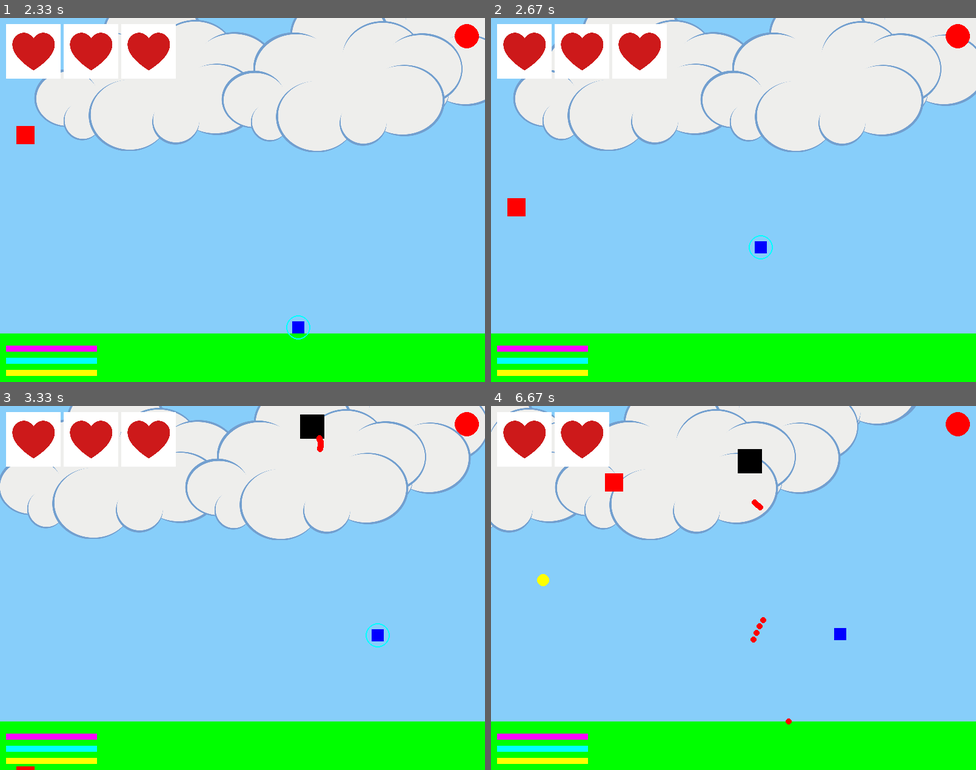
Above: before the commit, frames 1-4 (two rows, left to right).
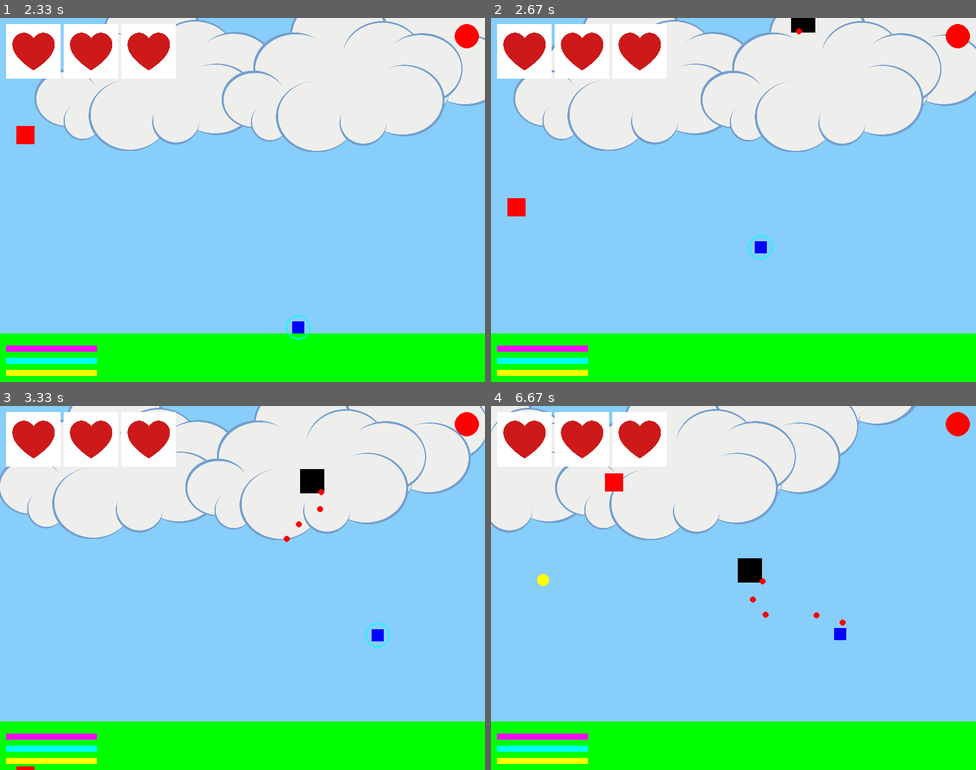
Above: after the commit, the same moments.

Repository: Varun-Chinthoju/LearningPython
Game: pygame game, started from pygame_Learning/turret_dodge.py
The game is run twice, just before and just after one commit, with the same random seed, the same clock (stepped at 60 frames per second) and the same inputs.
Inputs:
- Up to frame 1 (2.33 s): hold Right 0.33-0.8 s; hold Right 0.83-1.3 s; tap Space at 0.9, 1.2, 1.4, 1.7, 1.97, 2.27 s; tap S at 0.98 s; hold Left 1.33-1.87 s; hold Left 1.9-2.3 s
- Up to frame 2 (2.67 s): hold Right from 2.33 s (still down); tap Space at 2.4 s; tap S at 2.48 s
- Up to frame 3 (3.33 s): tap Space at 2.7, 3.07 s; release Right at 2.97 s; hold Left from 3 s (still down)
- Up to frame 4 (6.67 s): tap Space at 3.37, 3.57, 3.87, 4.07, 4.37, 4.57, 4.87, 5.07, 5.37, 5.63, 5.93, 6.07, 6.37 s; release Left at 3.47 s; hold J 3.5-3.97 s; hold Right 3.5-3.97 s; hold Right 4-4.47 s; tap S at 4.15, 5.72 s; hold Right 4.5-4.97 s; hold Left 5-5.53 s; hold Left 5.57-5.97 s; hold Right 6-6.63 s

Frame 1 is identical in both runs. In frame 2, 0.2% of the frame differs, in the area x 61-67%, y 0-5%; in frame 3, 0.8%; in frame 4, 1.6%, in the area x 25-74%, y 1-88%.

Commit message:
added homing bullets

Diff:
--- a/pygame_Learning/turret_dodge.py
+++ b/pygame_Learning/turret_dodge.py
@@ -8,7 +8,7 @@
 screen_width = 800
 screen_height = 600
 screen = pygame.display.set_mode((screen_width, screen_height))  # Initialize display first
-pygame.display.set_caption("Scrolling Ground with Jumping, Jetpack, and Turrets")
+pygame.display.set_caption("Turret Dodge")
 
 # --- Image Loading ---
 cloud_image = pygame.image.load("images/cloud.png").convert_alpha()
@@ -57,11 +57,25 @@
 turret_size = 40
 turret_color = black
 turrets = []
-turret_spawn_rate = 3000  # Spawn every 3 seconds
+turret_spawn_rate = 2500  # Spawn every 3 seconds
 last_turret_spawn = 0
 rocket_speed = 5
 rockets = []
 max_rockets_per_turret = 10  # Turrets can only shoot 10 rockets
+rocket_delay = 200  # Delay between rockets in milliseconds
+last_rocket_launch = 0
+turret_range = 500  # Maximum range for turrets to shoot
+
+# Special turret settings
+special_turret_size = 50
+special_turret_color = blue
+special_turrets = []
+special_turret_spawn_rate = 7500  # Spawn every 10 seconds
+last_special_turret_spawn = 0
+homing_missile_speed = 6
+homing_missiles = []
+homing_missile_lifetime = 2500  # 2 seconds in milliseconds
+special_turret_spawn_chance = 1/10  # 1 in 20 chance of spawning
 
 # Fuel token settings
 fuel_token_size = 20
@@ -88,6 +102,13 @@
 obstacles = []
 obstacle_spawn_rate = 1500  # Spawn every 1.5 seconds
 last_obstacle_spawn = 0
+
+# Extra life (falling heart) settings
+extra_life_size = 30
+extra_life_speed = 2
+extra_lives = []
+extra_life_spawn_rate = 10000  # Spawn every 10 seconds
+last_extra_life_spawn = 0
 
 # Create ground texture
 ground_texture = pygame.Surface((40, 40))
@@ -208,25 +229,28 @@
         if turret[1] > screen_height:
             turrets.remove(turret)
 
-        # Only launch rockets if the turret has rockets left
-        if len(rockets) < max_rockets_per_turret * len(turrets):
-            # Calculate rocket travel time (1 second)
-            target_x = player_x + player_size // 2
-            target_y = player_y + player_size // 2
-            dx = target_x - (turret[0] + turret_size // 2)
-            dy = target_y - (turret[1] + turret_size // 2)
-            distance = math.hypot(dx, dy)
-            travel_time = distance / rocket_speed
-
-            # Launch a rocket
-            rockets.append(
-                [
-                    turret[0] + turret_size // 2,
-                    turret[1] + turret_size // 2,
-                    dx / travel_time,
-                    dy / travel_time,
-                ]
-            )
+        # Only launch rockets if enough time has passed since the last launch
+        if current_time - last_rocket_launch > rocket_delay:
+            # Only launch rockets if the turret has rockets left and is within range
+            if len(rockets) < max_rockets_per_turret * len(turrets) and math.hypot(player_x - turret[0], player_y - turret[1]) <= turret_range:
+                # Calculate rocket travel time (1 second)
+                target_x = player_x + player_size // 2
+                target_y = player_y + player_size // 2
+                dx = target_x - (turret[0] + turret_size // 2)
+                dy = target_y - (turret[1] + turret_size // 2)
+                distance = math.hypot(dx, dy)
+                travel_time = distance / rocket_speed
+
+                # Launch a rocket
+                rockets.append(
+                    [
+                        turret[0] + turret_size // 2,
+                        turret[1] + turret_size // 2,
+                        dx / travel_time,
+                        dy / travel_time,
+                    ]
+                )
+                last_rocket_launch = current_time  # Update last rocket launch time
 
     for rocket in rockets[:]:
         rocket[0] += rocket[2]
@@ -244,9 +268,10 @@
                     shield_hits = 5  # Reset shield hits
                 rockets.remove(rocket)  # Remove rocket even if shield is active
                 # Find the nearest turret and remove it
-                nearest_turret = min(turrets, key=lambda t: math.hypot(player_x - t[0], player_y - t[1]))
-                if nearest_turret in turrets:
-                    turrets.remove(nearest_turret)
+                if turrets:  # Check if turrets list is not empty
+                    nearest_turret = min(turrets, key=lambda t: math.hypot(player_x - t[0], player_y - t[1]))
+                    if nearest_turret in turrets:
+                        turrets.remove(nearest_turret)
             else:
                 lives -= 1
                 if lives == 0:
@@ -281,11 +306,93 @@
             jetpack_fuel = 100
             fuel_tokens.remove(fuel_token)
 
+    # --- Extra life (falling heart) spawning ---
+    if current_time - last_extra_life_spawn > extra_life_spawn_rate:
+        extra_life_x = random.randint(0, screen_width - extra_life_size)
+        extra_lives.append([extra_life_x, -extra_life_size])
+        last_extra_life_spawn = current_time
+
+    # --- Extra life movement ---
+    for extra_life in extra_lives[:]:
+        extra_life[1] += extra_life_speed
+        if extra_life[1] > screen_height:
+            extra_lives.remove(extra_life)
+
+        # Check for collision with player
+        if (
+            player_x < extra_life[0] + extra_life_size
+            and player_x + player_size > extra_life[0]
+            and player_y < extra_life[1] + extra_life_size
+            and player_y + player_size > extra_life[1]
+        ):
+            lives += 1  # Add an extra life
+            extra_lives.remove(extra_life)
+
     # --- Turret spawning ---
     if current_time - last_turret_spawn > turret_spawn_rate:
         turret_x = random.randint(0, screen_width - turret_size)
         turrets.append([turret_x, -turret_size])
         last_turret_spawn = current_time
+
+    # --- Special turret spawning ---
+    if current_time - last_special_turret_spawn > special_turret_spawn_rate:
+        if random.random() < special_turret_spawn_chance:  # Check for spawn chance
+            special_turret_x = random.randint(0, screen_width - special_turret_size)
+            special_turrets.append([special_turret_x, -special_turret_size])
+            last_special_turret_spawn = current_time
+
+    # --- Special turret and homing missile movement ---
+    for special_turret in special_turrets[:]:
+        special_turret[1] += obstacle_speed
+        if special_turret[1] > screen_height:
+            special_turrets.remove(special_turret)
+
+        # Launch a homing missile
+        if len(homing_missiles) < len(special_turrets):  # Only one missile per special turret
+            target_x = player_x + player_size // 2
+            target_y = player_y + player_size // 2
+            dx = target_x - (special_turret[0] + special_turret_size // 2)
+            dy = target_y - (special_turret[1] + special_turret_size // 2)
+            distance = math.hypot(dx, dy)
+            travel_time = distance / homing_missile_speed
+
+            homing_missiles.append(
+                [
+                    special_turret[0] + special_turret_size // 2,
+                    special_turret[1] + special_turret_size // 2,
+                    dx / travel_time,
+                    dy / travel_time,
+                    current_time,  # Add launch time to track lifetime
+                ]
+            )
+
+    for missile in homing_missiles[:]:
+        # Update missile velocity to home in on the player
+        target_x = player_x + player_size // 2
+        target_y = player_y + player_size // 2
+        dx = target_x - missile[0]
+        dy = target_y - missile[1]
+        distance = math.hypot(dx, dy)
+        if distance > 0:  # Avoid division by zero
+            missile[2] = (dx / distance) * homing_missile_speed
+            missile[3] = (dy / distance) * homing_missile_speed
+
+        missile[0] += missile[2]
+        missile[1] += missile[3]
+
+        # Check for collision with player
+        if (
+            player_x < missile[0] < player_x + player_size
+            and player_y < missile[1] < player_y + player_size
+        ):
+            lives -= 2  # Homing missile takes two lives
+            if lives <= 0:
+                running = False
+            homing_missiles.remove(missile)
+
+        # Check for missile lifetime
+        if current_time - missile[4] > homing_missile_lifetime:
+            homing_missiles.remove(missile)
 
     # --- Obstacle spawning ---
     if current_time - last_obstacle_spawn > obstacle_spawn_rate:
@@ -349,9 +456,21 @@
     for turret in turrets:
         pygame.draw.rect(screen, turret_color, (turret[0], turret[1], turret_size, turret_size))
 
+    # Draw special turrets
+    for special_turret in special_turrets:
+        pygame.draw.rect(screen, special_turret_color, (special_turret[0], special_turret[1], special_turret_size, special_turret_size))
+
     # Draw rockets
     for rocket in rockets:
         pygame.draw.circle(screen, red, (int(rocket[0]), int(rocket[1])), 5)
+
+    # Draw homing missiles
+    for missile in homing_missiles:
+        pygame.draw.circle(screen, blue, (int(missile[0]), int(missile[1])), 8)  # Larger blue circle for homing missiles
+
+    # Draw extra lives (falling hearts)
+    for extra_life in extra_lives:
+        screen.blit(heart_image, (extra_life[0], extra_life[1]))
 
     # Draw hearts (lives)
     for i in range(lives):
